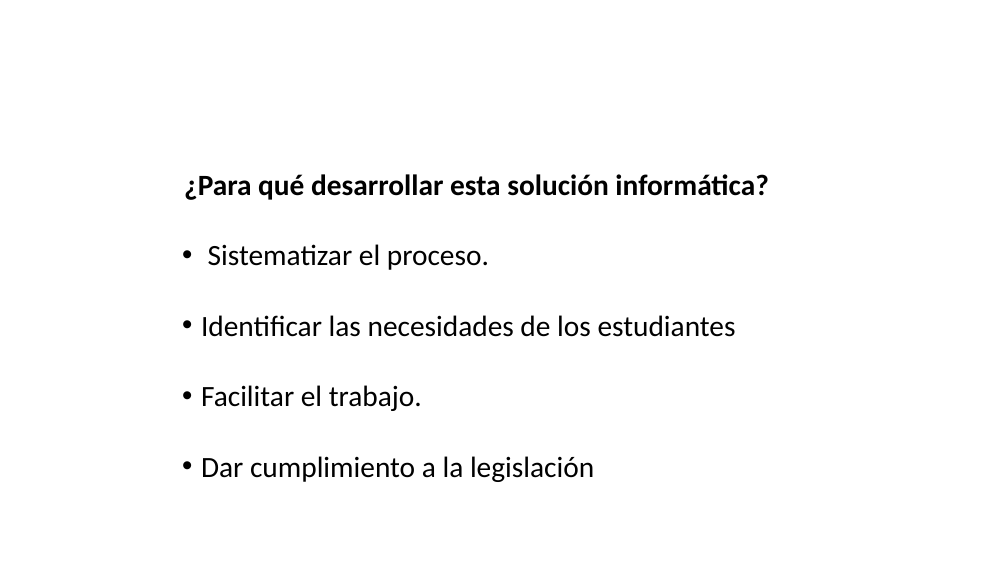
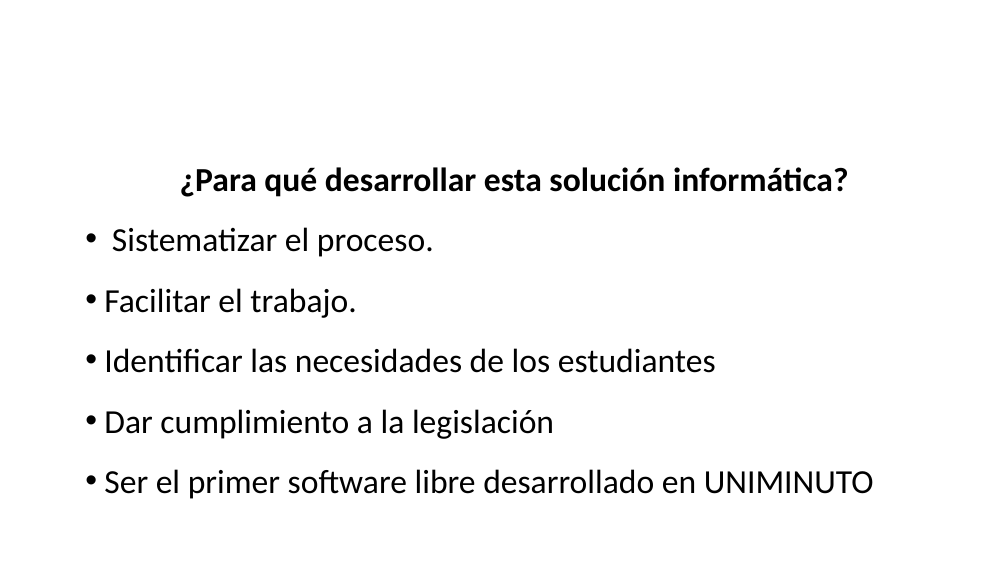
Before and after one commit to BrayanNovoa/uniminuto, a slide deck: slide 9 of expo/expo.pptx (slide 6 before the commit). Drawn at 1008x567 pixels with LibreOffice and Linux fonts; fonts in the diff are those of the drawing; background and template pictures are left out. Boxes give left, top, right and bottom in pixels: in the first picture for what was removed or moved away, otherwise in the second. Text is boxed around its words. In the diff, an @@ line names an element or a change of style, - is before the commit and + after.

```diff
--- a/expo/expo.pptx
+++ b/expo/expo.pptx
@@ text "¿Para qué desarrollar esta solución ...": place and size @@
-text "¿Para qué desarrollar esta solución ..." at [184, 174, 768, 482]
+text "¿Para qué desarrollar esta solución ..." at [104, 167, 874, 499]
@@ text at [104, 167, 849, 439]: size 28 to 32 pt, text colour #464646 to #000000 in "¿Para qué desarrollar esta solución informática?", "Sistematizar el proceso.", "Identificar las necesidades de los estudiantes", "Dar cumplimiento a la legislación"; line spacing 1 to 2; line spacing 1 to 1.5 @@
@@ text at [104, 288, 356, 318]: paragraph added @@
+• Facilitar el trabajo.
@@ text at [201, 385, 422, 411]: paragraph removed @@
-• Facilitar el trabajo.
@@ text at [104, 469, 874, 499]: paragraph added @@
+• Ser el primer software libre desarrollado en UNIMINUTO
```
Also in this commit, not shown: 10 other slides changed, 19 slides added, 5 slides removed, 1 other file.
